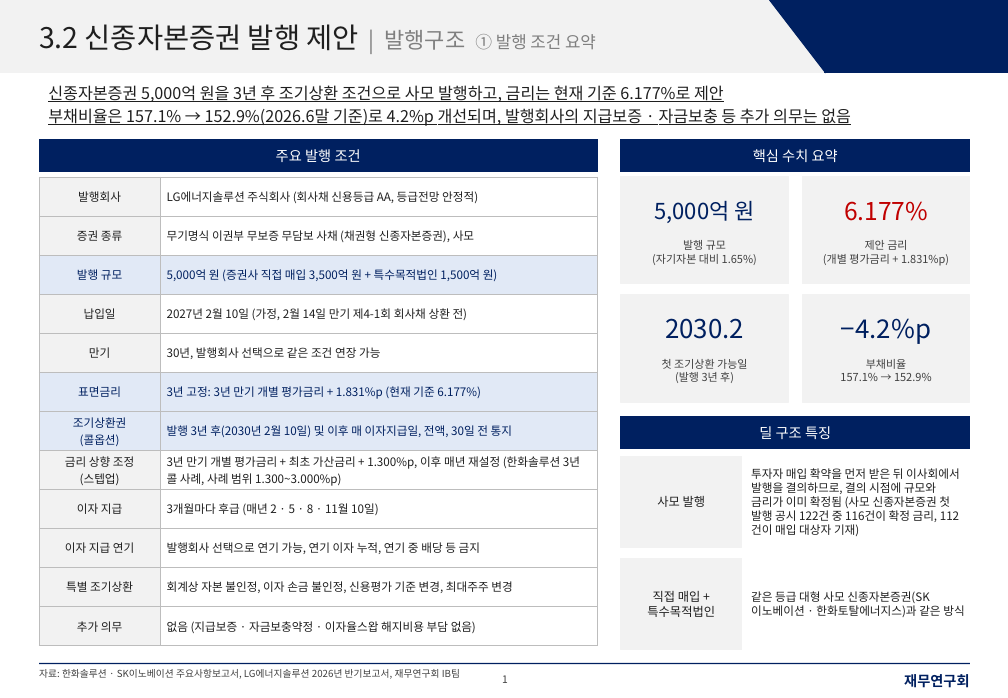
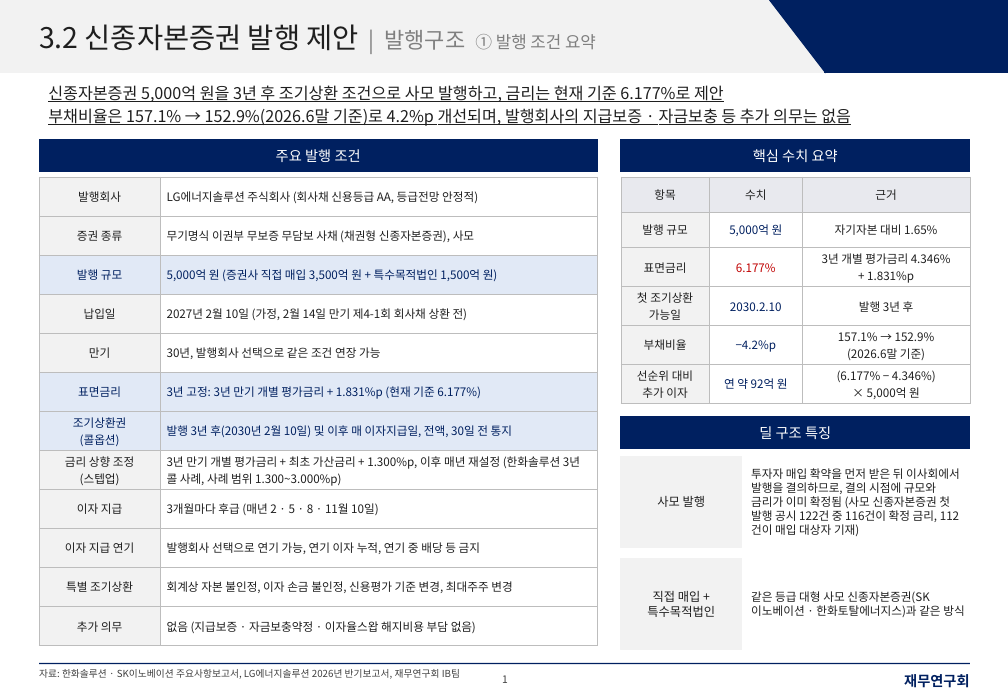
Before and after one commit to shy065542-rgb/SSHHYY, a slide deck: slide 1 of LGES_신종_발행구조_재무연구회양식.pptx. Drawn at 1008x698 pixels with LibreOffice and Linux fonts; fonts in the diff are those of the drawing. Boxes give left, top, right and bottom in pixels: in the first picture for what was removed or moved away, otherwise in the second. Text is boxed around its words. In the diff, an @@ line names an element or a change of style, - is before the commit and + after.

```diff
--- a/LGES_신종_발행구조_재무연구회양식.pptx
+++ b/LGES_신종_발행구조_재무연구회양식.pptx
@@ rectangle removed at bbox=[621, 177, 788, 284] @@
@@ table added at bbox=[621, 177, 970, 403], 6 rows, 3 columns @@
+항목 | 수치 | 근거
+발행 규모 | 5,000억 원 | 자기자본 대비 1.65%
+표면금리 | 6.177% | 3년 개별 평가금리 4.346% / + 1.831%p
+첫 조기상환 / 가능일 | 2030.2.10 | 발행 3년 후
+부채비율 | −4.2%p | 157.1% → 152.9% / (2026.6말 기준)
+선순위 대비 / 추가 이자 | 연 약 92억 원 | (6.177% − 4.346%) / × 5,000억 원
@@ rectangle removed at bbox=[802, 177, 970, 284] @@
@@ text removed at bbox=[654, 200, 755, 223] @@
-5,000억 원
@@ text removed at bbox=[844, 201, 928, 221] @@
-6.177%
@@ text removed at bbox=[652, 240, 757, 265] @@
-발행 규모
-(자기자본 대비 1.65%)
@@ text removed at bbox=[823, 240, 949, 266] @@
-제안 금리
-(개별 평가금리 + 1.831%p)
@@ rectangle removed at bbox=[621, 295, 788, 402] @@
@@ rectangle removed at bbox=[802, 295, 970, 402] @@
@@ text removed at bbox=[665, 318, 744, 339] @@
-2030.2
@@ text removed at bbox=[841, 318, 931, 344] @@
-−4.2%p
@@ text removed at bbox=[662, 359, 747, 383] @@
-첫 조기상환 가능일
-(발행 3년 후)
@@ text removed at bbox=[840, 359, 932, 381] @@
-부채비율
-157.1% → 152.9%
```
Also in this commit, not shown: 2 other slides changed, 1 other file.
